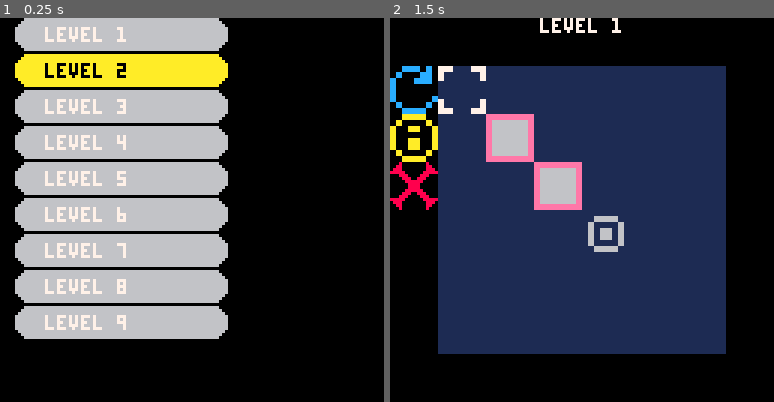
Above: before the commit, frames 1-2 (left to right).
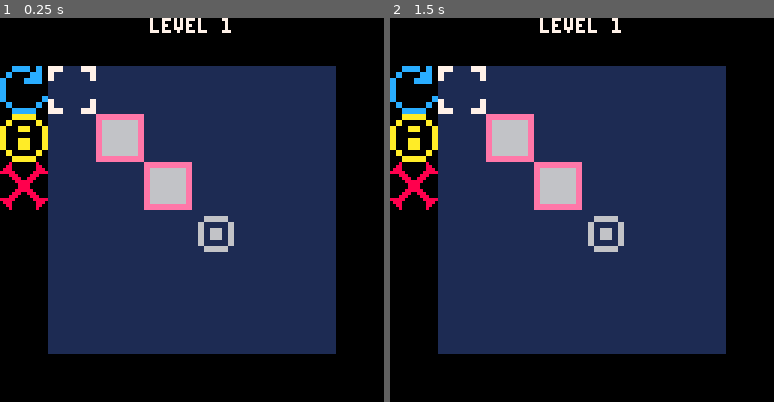
Above: after the commit, the same moments.

Repository: apineapple/tactic-toe
Game: PICO-8 cartridge puzzle.p8
The game is run twice, just before and just after one commit, with the same random seed, the same clock (stepped at 60 frames per second) and the same inputs.
Inputs:
- Up to frame 1 (0.25 s): no input
- Up to frame 2 (1.5 s): tap O (Z key) at 0.33, 0.7, 1.43 s; tap X (X key) at 1.07 s

The runs differ from the first frame. In frame 1, 66% of the frame differs, in the area x 0-88%, y 0-88%; in frame 2, nothing differs.

Commit message:
added level select

Diff:
--- a/puzzle.p8
+++ b/puzzle.p8
@@ -74,7 +74,7 @@
 	}
 
 cf=1 -- cursor flashing
-mode="select" -- info screen flag
+mode="" -- info screen flag
 sx=0 sy=0 -- stored x/y for lock
 lock = 0 -- locked on block flag
 gf = 2 -- goal flashing
@@ -84,26 +84,64 @@
 ml=#b+1 -- max level+1
 re={} -- restart
 un={} -- undo
+ls_boxselect=1
+ls_levelstart=1
+ls_shift=-12
+ls_unlocked=1
 
 function _init()
 	cls()
 	palt(0, false)
 	palt(13, true)
+	for i=1,#b[l] do
+		if(#b[l][i]==2) then
+			re[i]={0,0}
+			re[i][1]=b[l][i][1]
+			re[i][2]=b[l][i][2]
+		elseif(#b[l][i]==3) then
+			re[i]={0,0,0}
+			re[i][1]=b[l][i][1]
+			re[i][2]=b[l][i][2]
+			re[i][3]=b[l][i][3]
+		end
+	end
 end
 
 function _draw()
+ cls()
 	if (mode=="select") then
-		cls()
-		for i=0, min(8,ml-l+2) do
-			c={6,7}
-			if(l%8==i) c={10,0}
-			circfill(10,i*12+5,5,c[1])
-			circfill(70,i*12+5,5,c[1])
-			rectfill(10,i*12,70,i*12+10,c[1])
-			color(c[2])
-			print("level "..l+i,15,i*12+3)
-		end
-
+
+ --draw all level tabs
+	 for i=1,ml-1 do
+	 	circfill(7,5+12*i+ls_shift,5,6)
+			circfill(70,5+12*i+ls_shift,5,6)
+	 	rectfill(7,12*i+ls_shift,70,10+12*i+ls_shift,6)
+	 	print("level: "..i,16,3+12*i+ls_shift,0)
+	 end
+	 for i=ls_unlocked+1,ml-1 do
+	  spr(15,60,2+12*i+ls_shift)
+	 end
+
+	 --draw selected level tab
+	 rectfill(7,12*ls_boxselect-12,70,12*ls_boxselect-2,10)
+	 circfill(7,5+12*ls_boxselect-12,5,10)
+		circfill(70,5+12*ls_boxselect-12,5,10)
+
+	 print("level: "..l,16,-9+12*ls_boxselect,5)
+
+
+	 --draw preview level
+	 rectfill(80,32,128,80,1)
+	 for i=1,#g[l] do
+	  	spr(8,72+g[l][i][1]*8,24+g[l][i][2]*8)
+	 end
+	 for i=1,#b[l] do
+	  if #b[l][i]==2then
+	  	spr(7,72+b[l][i][1]*8,24+b[l][i][2]*8)
+	  elseif#b[l][i]==3and b[l][i][3]==1 then
+	  	spr(14,72+b[l][i][1]*8,24+b[l][i][2]*8)
+	  end
+	 end
 	elseif (mode=="tutorial") then
 		tutorial_design()
 	elseif(l==ml) then
@@ -157,6 +195,29 @@
 
 function _update()
 
+ if mode=="select" then
+ 	if btnp(4) then press_c()return end
+ 	if btnp(2)and l>1 then
+ 	 l-=1
+ 	 ls_boxselect-=1
+ 	 if ls_boxselect<3 and ls_shift<=-12and l>2then
+ 			ls_shift+=12
+ 			ls_boxselect+=1
+   end
+ 	elseif btnp(3)and l<ml-1 and l<ls_unlocked then
+ 	 l+=1
+ 	 ls_boxselect+=1
+ 	 if ls_boxselect>7 and ml-l>2then
+ 			ls_shift-=12
+ 			ls_boxselect-=1
+ 		end
+ 	 if ls_levelstart+3>l and ls_levelstart>1then
+ 	  ls_levelstart-=1
+ 	 end
+ 	end
+ 	return
+ end
+
 	if (l==ml) return -- done
 	t+=1-- framecount
 
@@ -172,11 +233,15 @@
 
 	if (gnum==#g[l])	then
 		l+=1
+		if l>ls_unlocked then
+			ls_unlocked=l
+		end
 		if (l==ml) then
 			return
 		end
 			x=g[l][1][1]*16
 			y=g[l][1][2]*16
+			b[l-1]=re
 			re={}
 			un={}
 			for i=1,#b[l] do
@@ -478,8 +543,13 @@
 		lock=0
 		sx=-1 sy=-1
 		return 1
+	--level select button
 	elseif(x/16==0 and y/16==3)then
 		mode="select"
+		b[l]=re
+		ls_boxselect=min(7,l)
+  ls_levelstart=max(1,l-6)
+  ls_shift=-ls_levelstart*12
 		cf=1
 		lock=0
 		sx=-1 sy=-1
@@ -491,6 +561,8 @@
 if(mode=="tutorial" or mode=="select")then
 			mode="level"
 			re={}
+			x=g[l][1][1]*16
+			y=g[l][1][2]*16
 			for i=1,#b[l] do
 				if(#b[l][i]==2) then
 					re[i]={0,0}
@@ -547,14 +619,14 @@
 		end
 end
 __gfx__
-0000000077777ddd111111116666666611111111eeeeeeee00000000eeeeeeee6666666600000000ddddddddddddddddeeeeeeeeeeeeeeee0000000000000000
-0000000077777ddd111111116666666611111111eeeeeeee00000000e666666e6111111600000000ddddddddddddddddeeeeeeeeeeeeeeee0000000000000000
-0070070077dddddd111166666611111111111111ee66666600000000e666666e6166661600000000ddaaaaddddddddddeeaaaaaaee1111110000000000000000
-0007700077dddddd111166666611111111111111ee66666600000000e666666e6161161600000000ddaaaaddddddddddeeaaaaaaee1111110000000000000000
-0007700077dddddd116611116611666611111111ee66666600000000e666666e6161161600000000ddaaddddddddddddeeaaaaaaee1111110000000000000000
-00700700dddddddd116611116611666611111111ee66666600000000e666666e6166661600000000ddaaddddddddddddeeaaaaaaee1111110000000000000000
-00000000dddddddd116611666611661111111111ee66666600000000e666666e6111111600000000ddddddddddddddaaeeaaaaaaee1111110000000000000000
-00000000dddddddd116611666611661111111111ee66666600000000eeeeeeee6666666600000000ddddddddddddddaaeeaaaaaaee1111110000000000000000
+0000000077777ddd111111116666666611111111eeeeeeee00000000eeeeeeee6666666600000000ddddddddddddddddeeeeeeeeeeeeeeeeeeeeeeee66aaaa66
+0000000077777ddd111111116666666611111111eeeeeeee00000000e666666e6111111600000000ddddddddddddddddeeeeeeeeeeeeeeeee000000e66a66a66
+0070070077dddddd111166666611111111111111ee66666600000000e666666e6166661600000000ddaaaaddddddddddeeaaaaaaee111111e000000e66a66a66
+0007700077dddddd111166666611111111111111ee66666600000000e666666e6161161600000000ddaaaaddddddddddeeaaaaaaee111111e000000e6aaaaaa6
+0007700077dddddd116611116611666611111111ee66666600000000e666666e6161161600000000ddaaddddddddddddeeaaaaaaee111111e000000e6aaaaaa6
+00700700dddddddd116611116611666611111111ee66666600000000e666666e6166661600000000ddaaddddddddddddeeaaaaaaee111111e000000e6aaaaaa6
+00000000dddddddd116611666611661111111111ee66666600000000e666666e6111111600000000ddddddddddddddaaeeaaaaaaee111111e000000e6aaaaaa6
+00000000dddddddd116611666611661111111111ee66666600000000eeeeeeee6666666600000000ddddddddddddddaaeeaaaaaaee111111eeeeeeee66666666
 00000000000000000000000000000000000000000000000000000000000000000000000000000000000000000000000000000000000000000000000000000000
 00000000000000000000000000000000000000000000000000000000000000000000000000000000000000000000000000000000000000000000000000000000
 00000000000000000000000000000000000000000000000000000000000000000000000000000000000000000000000000000000000000000000000000000000
